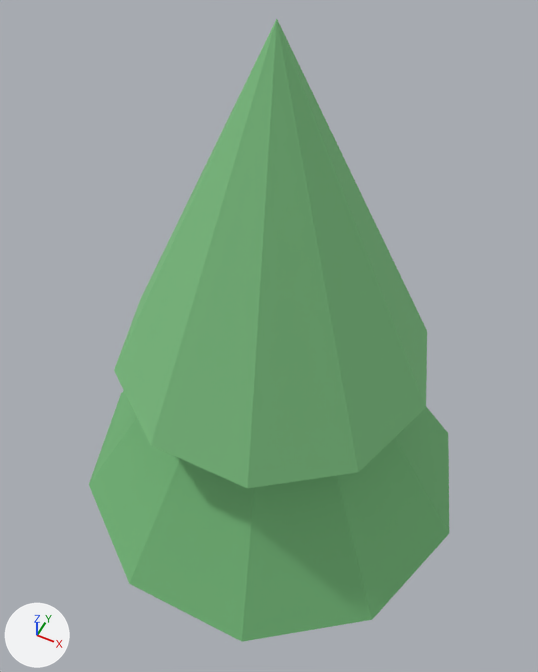
The glTF model plugins/demo/assets/models/tree.glb, before and after one commit.
One viewpoint serves both versions: a camera (50 mm lens) standing at (2.15, -4.42, 9.31) and looking at (-0.12, 0.12, 3.64). Arrows for +X, +Y and +Z are at lower left; the lights stay in place. The picture after the commit comes second.
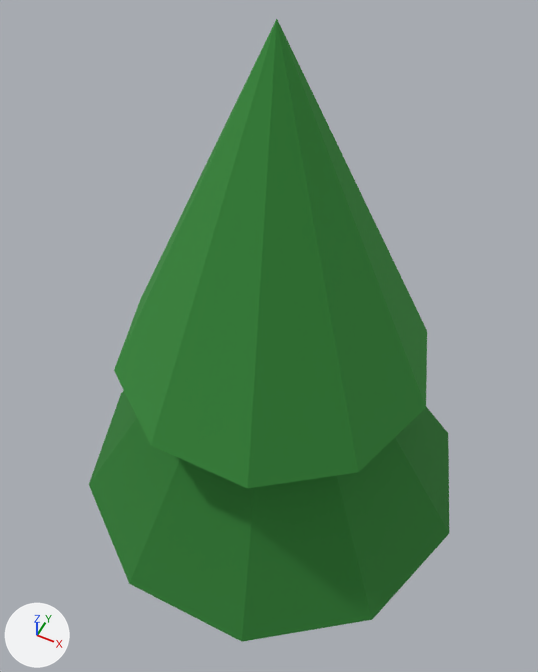
What the commit changed:
Material 'Material_1' (mat_material_1) changes colour from green #76ba7a to green #2e7d32; in linear values from (0.18, 0.49, 0.196) to (0.0273, 0.205, 0.0319).
Material 'Material_2' (mat_material_2) changes colour from green #81c585 to green #388e3c; in linear values from (0.22, 0.557, 0.235) to (0.0395, 0.27, 0.0452).

Boxes (x1, y1, x2, y2) around the edits, measured in the pictures (538 x 672 px):
'Mesh_0', recoloured (darker)
    both: (89, 19, 449, 642)
